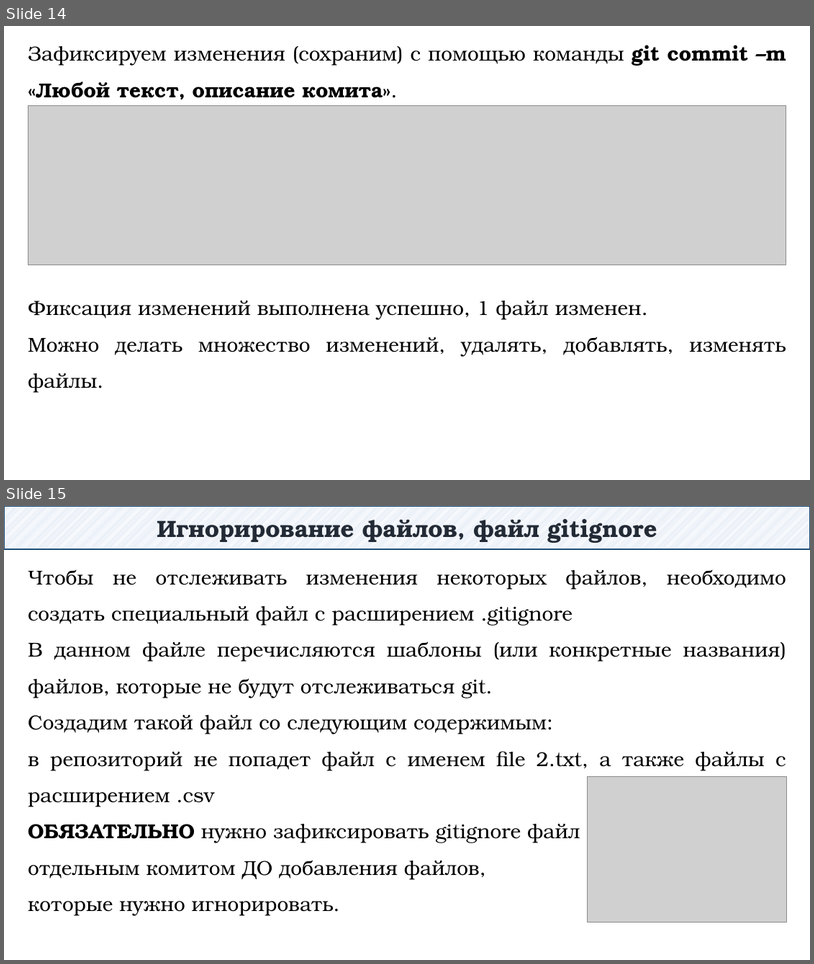
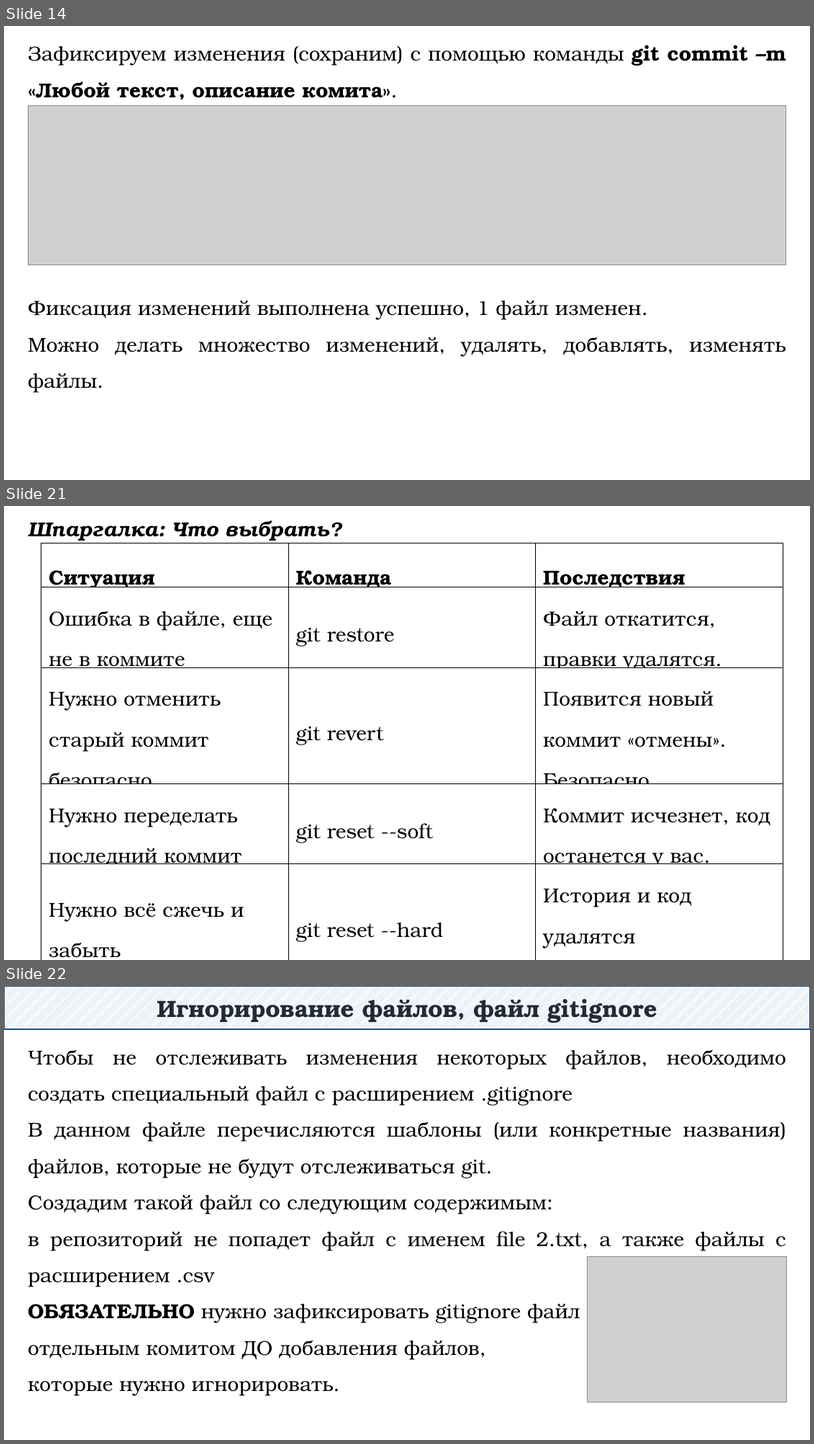
Before and after one commit to DaniilKlyukin/OOP-4, a slide deck: Лекции/ООП 1 лек 2.pptx. Shown one above the other, each under a label of ours: slides 14 and 15 before the commit, slides 14, 21 and 22 after it; the slides between them are not shown. The pictures are 814x964 and 814x1444 pixels, drawn with LibreOffice and Linux fonts; fonts in the diff are those of the drawing; grey boxes stand for pictures. Boxes give left, top, right and bottom in pixels: in the first picture for what was removed or moved away, otherwise in the second. Text is boxed around its words. In the diff, an @@ line names an element or a change of style, - is before the commit and + after.

```diff
--- a/Лекции/ООП 1 лек 2.pptx
+++ b/Лекции/ООП 1 лек 2.pptx
@@ slide 21 added at (4,506,810,960), background #FFFFFF @@
@@ text added at (28,520,329,541), 24 pt, text #000000, bold, italic @@
+Шпаргалка: Что выбрать?
@@ table added at (41,543,783,960), 5 rows, 3 columns @@
+Ситуация | Команда | Последствия
+Ошибка в файле, еще не в коммите | git restore | Файл откатится, правки удалятся.
+Нужно отменить старый коммит безопасно | git revert | Появится новый коммит «отмены». Безопасно.
+Нужно переделать последний коммит | git reset --soft | Коммит исчезнет, код останется у вас.
+Нужно всё сжечь и забыть | git reset --hard | История и код удалятся безвозвратно.
@@ what was slide 15 is now slide 22 @@
```
Also in this commit, not shown: 16 other slides added, 1 slide removed.
